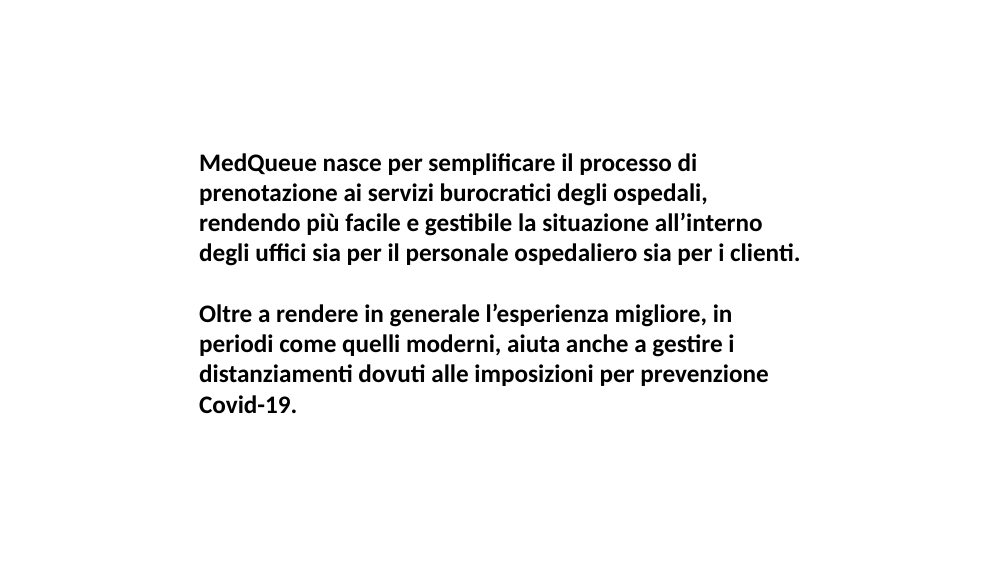
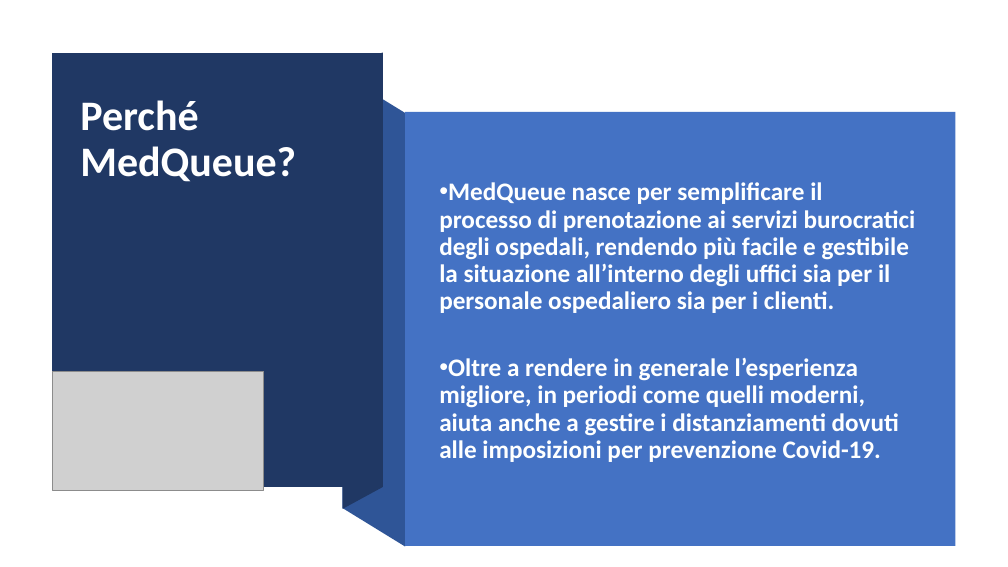
Before and after one commit to Givaa/MedQueue, a slide deck: slide 2 of This is my PP/Presentazione 06-12-2020.pptx. Drawn at 1008x567 pixels with LibreOffice and Linux fonts; fonts in the diff are those of the drawing; grey boxes stand for pictures; background and template pictures are left out. Boxes give left, top, right and bottom in pixels: in the first picture for what was removed or moved away, otherwise in the second. Text is boxed around its words. In the diff, an @@ line names an element or a change of style, - is before the commit and + after.

```diff
--- a/This is my PP/Presentazione 06-12-2020.pptx
+++ b/This is my PP/Presentazione 06-12-2020.pptx
@@ freeform shape added at box(52, 53, 383, 488), fill #203864 @@
@@ freeform shape added at box(343, 52, 383, 509), fill #203864 @@
@@ freeform shape added at box(343, 75, 405, 547), fill #2F5597 @@
@@ text added at box(80, 100, 296, 182), 40 pt, text #FFFFFF, bold @@
+Perché MedQueue?
@@ rectangle added at box(405, 112, 956, 546), fill #4472C4 @@
@@ text "MedQueue nasce per semplificare il ...": place and size @@
-text "MedQueue nasce per semplificare il ..." at box(199, 153, 800, 413)
+text "MedQueue nasce per semplificare il ..." at box(439, 182, 916, 462)
@@ text "MedQueue nasce per semplificare il ..." at box(439, 182, 916, 462): text colour #000000 to #FEFFFF; bullet none to •; line spacing 1 to 0.9; more space between paragraphs; vertical alignment top to middle @@
@@ picture added at box(52, 371, 264, 490) @@
```
Also in this commit, not shown: 2 other slides changed, 14 slides added, 2 other files.
